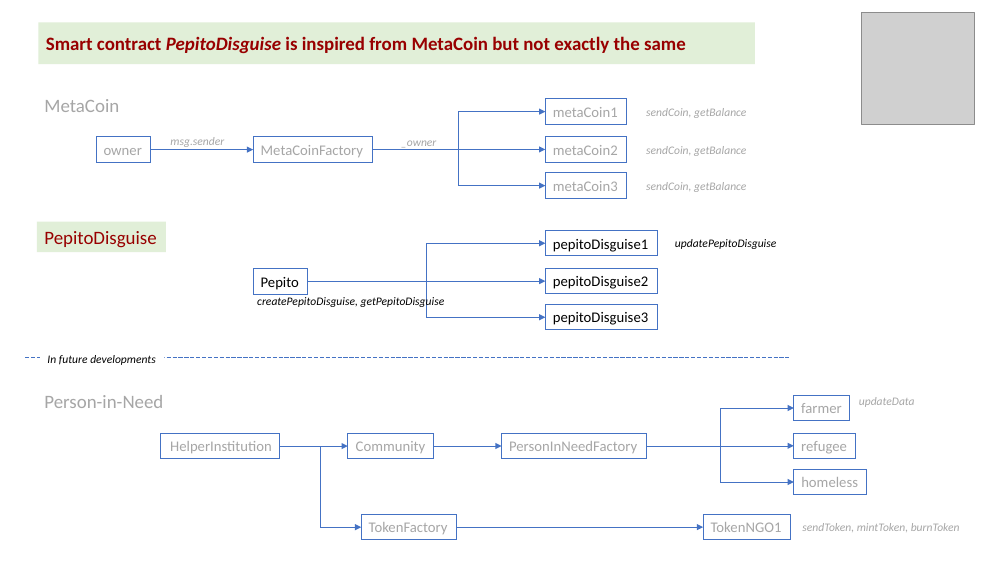
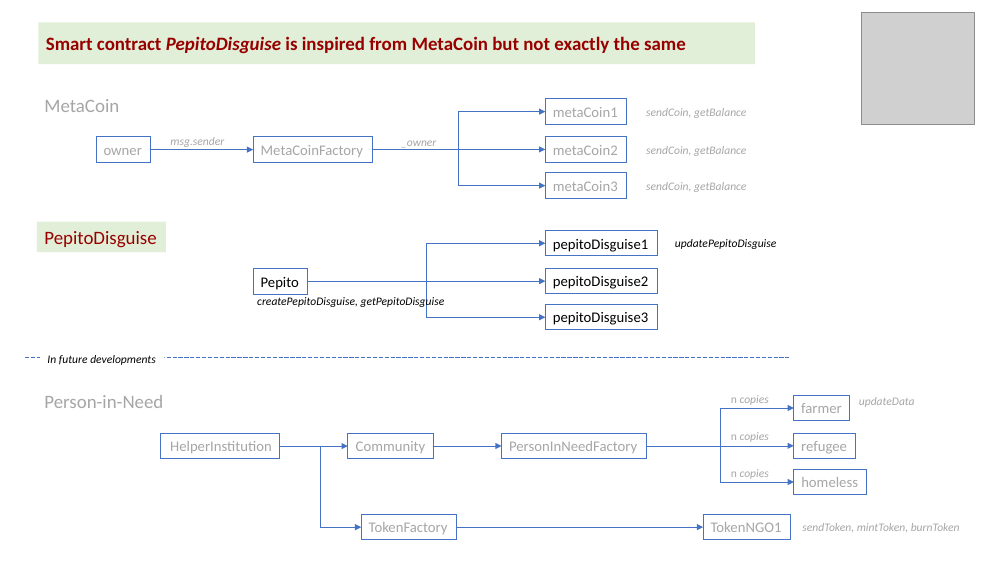
Before and after one commit to kvutien/Project-Machu-Picchu-2020, a slide deck: slide 1 of Pepito/Final Project Design.pptx. Drawn at 1008x567 pixels with LibreOffice and Linux fonts; fonts in the diff are those of the drawing; grey boxes stand for pictures. Boxes give left, top, right and bottom in pixels: in the first picture for what was removed or moved away, otherwise in the second. Text is boxed around its words. In the diff, an @@ line names an element or a change of style, - is before the commit and + after.

```diff
--- a/Pepito/Final Project Design.pptx
+++ b/Pepito/Final Project Design.pptx
@@ text added at [731,395,769,405], 11 pt, text #A6A6A6, italic @@
+n copies
@@ text added at [731,432,769,442], 11 pt, text #A6A6A6, italic @@
+n copies
@@ text added at [731,469,769,479], 11 pt, text #A6A6A6, italic @@
+n copies
```
Also in this commit, not shown: 14 other files.
